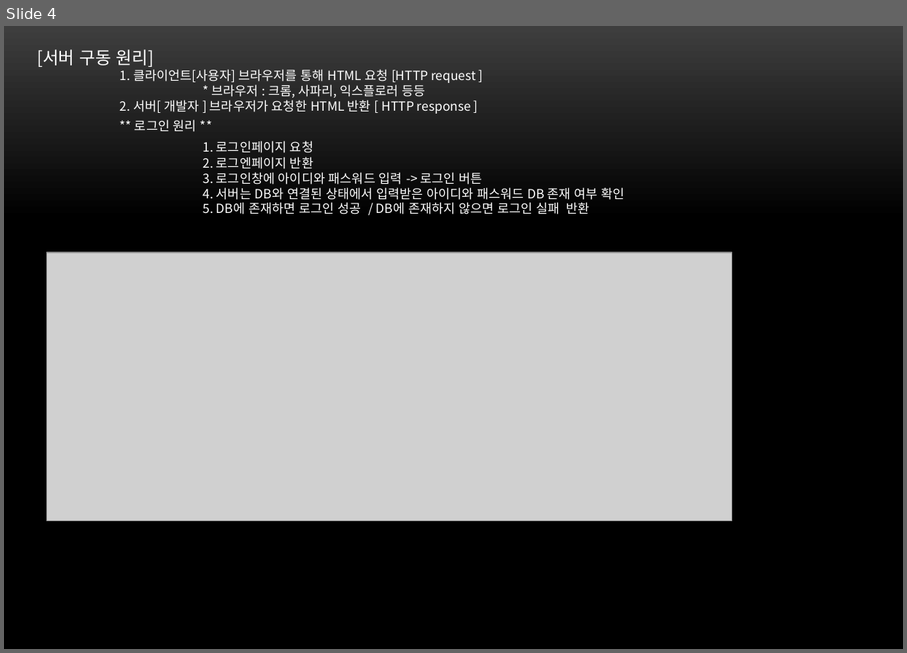
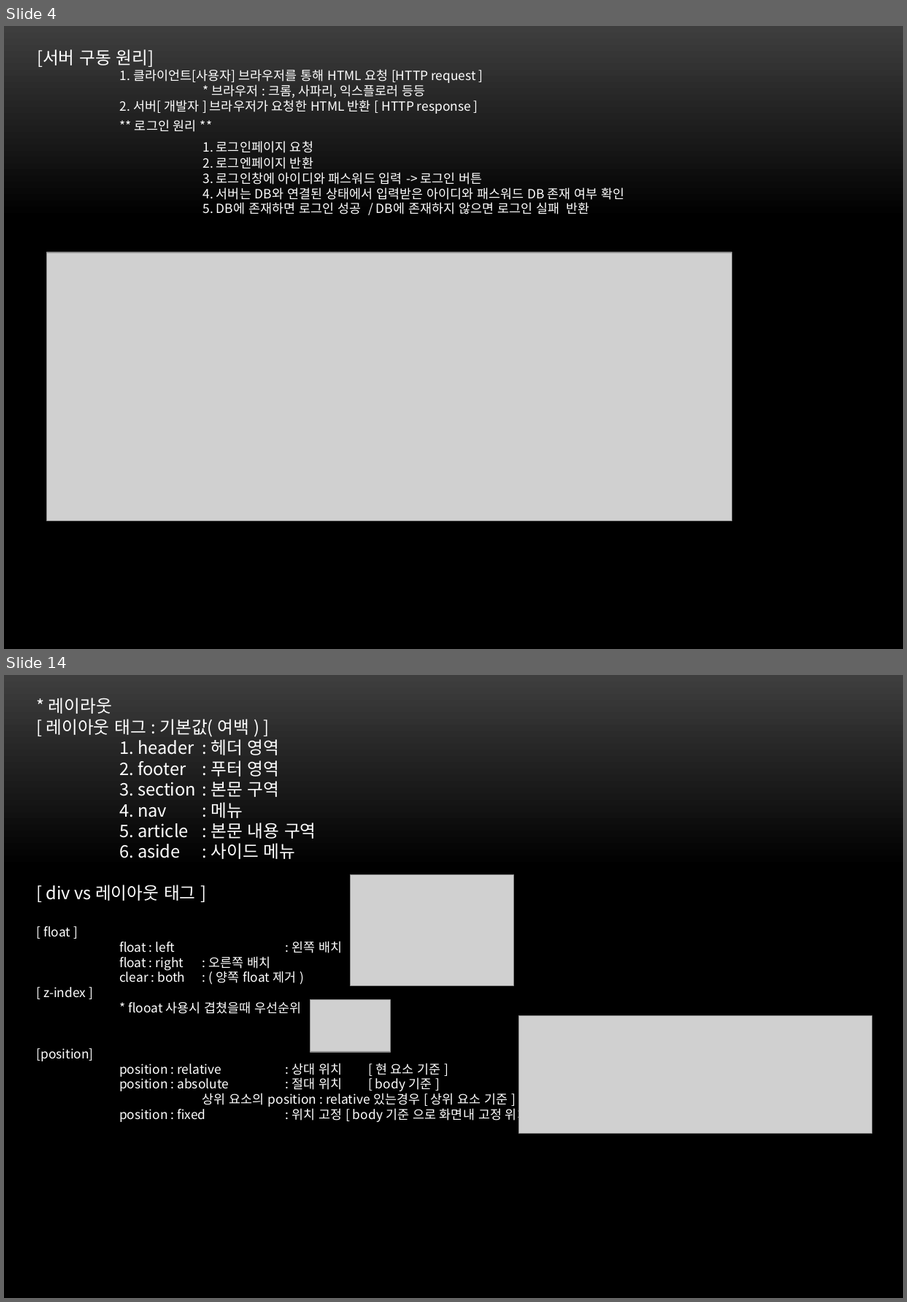
Before and after one commit to kth0027/ezen_kth, a slide deck: Front/src/main/webapp/PPT/web.pptx. Shown one above the other, each under a label of ours: slide 4 before the commit, slides 4 and 14 after it; the slides between them are not shown. The pictures are 907x653 and 907x1302 pixels, drawn with LibreOffice and Linux fonts; fonts in the diff are those of the drawing; grey boxes stand for pictures; background and template pictures are left out. Boxes give left, top, right and bottom in pixels: in the first picture for what was removed or moved away, otherwise in the second. Text is boxed around its words. In the diff, an @@ line names an element or a change of style, - is before the commit and + after.

```diff
--- a/Front/src/main/webapp/PPT/web.pptx
+++ b/Front/src/main/webapp/PPT/web.pptx
@@ slide 14 added at [4, 675, 903, 1298], background picture (left out) @@
@@ text added at [43, 698, 529, 1123], 11 pt, text #FFFFFF @@
+* 레이라웃
+[ 레이아웃 태그 : 기본값( 여백 ) ]
+1. header : 헤더 영역
+2. footer : 푸터 영역
+3. section : 본문 구역
+4. nav : 메뉴
+5. article : 본문 내용 구역
+6. aside : 사이드 메뉴
+[ div vs 레이아웃 태그 ]
+[ float ]
+float : left : 왼쪽 배치
+float : right : 오른쪽 배치
+clear : both : ( 양쪽 float 제거 )
+[ z-index ]
+* flooat 사용시 겹쳤을때 우선순위
+[position]
+position : relative : 상대 위치 [ 현 요소 기준 ]
+position : absolute : 절대 위치 [ body 기준 ]
+상위 요소의 position : relative 있는경우 [ 상위 요소 기준 ]
+position : fixed : 위치 고정 [ body 기준 으로 화면내 고정 위치 ]
@@ picture added at [350, 874, 514, 985] @@
@@ picture added at [311, 1000, 390, 1052] @@
@@ picture added at [519, 1017, 872, 1133] @@
```
Also in this commit, not shown: 2 slides changed, 10 other slides added.
